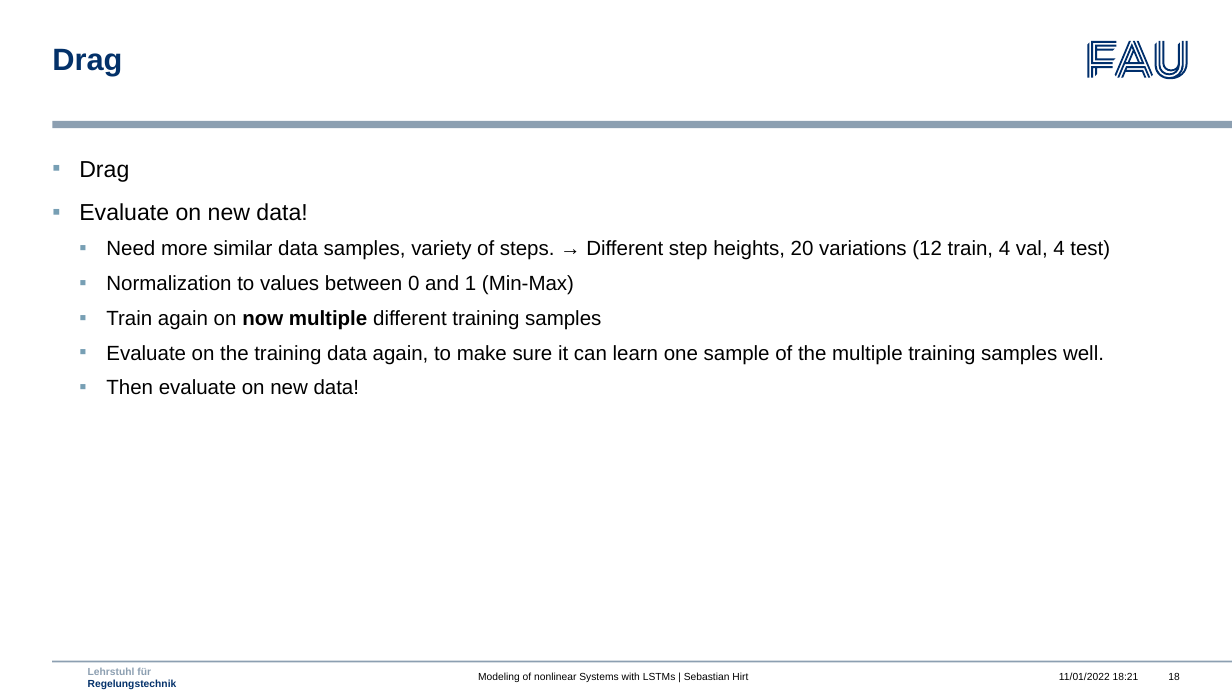
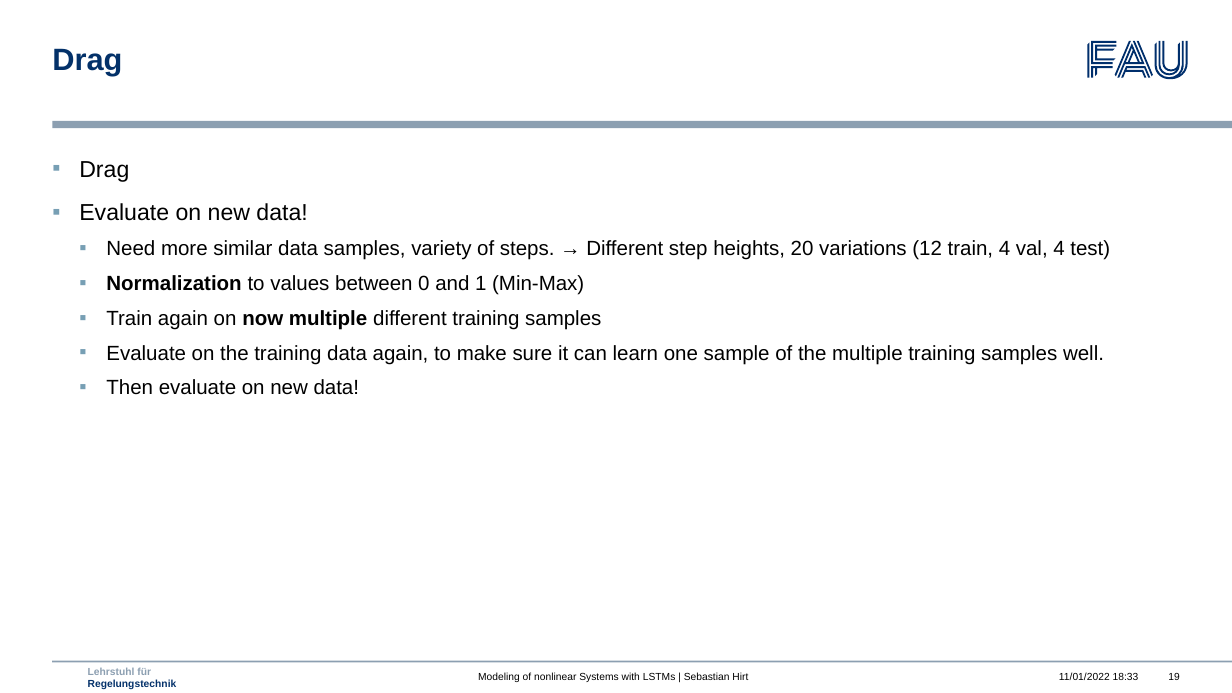
Before and after one commit to mokronos/nonlinearLSTM, a slide deck: slide 19 of nonlinearLSTM.pptx (slide 18 before the commit). Drawn at 1232x693 pixels with LibreOffice and Linux fonts; fonts in the diff are those of the drawing; background and template pictures are left out. Boxes give left, top, right and bottom in pixels: in the first picture for what was removed or moved away, otherwise in the second. Text is boxed around its words. In the diff, an @@ line names an element or a change of style, - is before the commit and + after.

```diff
--- a/nonlinearLSTM.pptx
+++ b/nonlinearLSTM.pptx
@@ text at <box>106,275,584,295</box>: bold on in "Normalization" @@
@@ text at <box>1059,672,1139,680</box>: text changed @@
-11/01/2022 18:21
+11/01/2022 18:33
```
Also in this commit, not shown: 20 other slides changed, 7 slides added, 2 other files.
